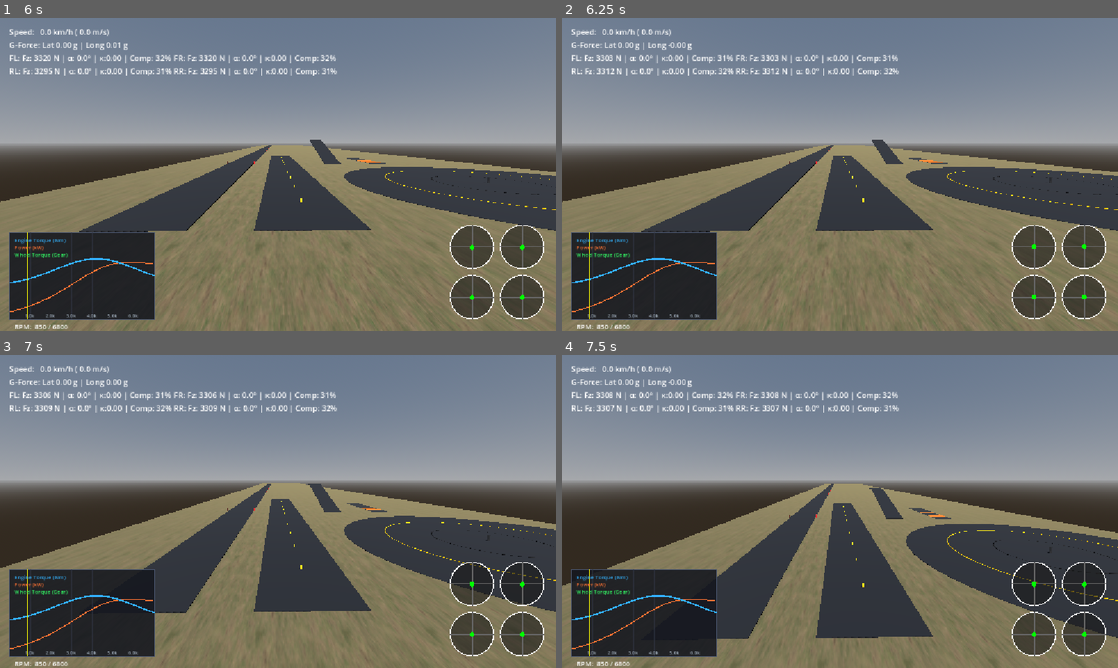
Above: before the commit, frames 1-4 (two rows, left to right).
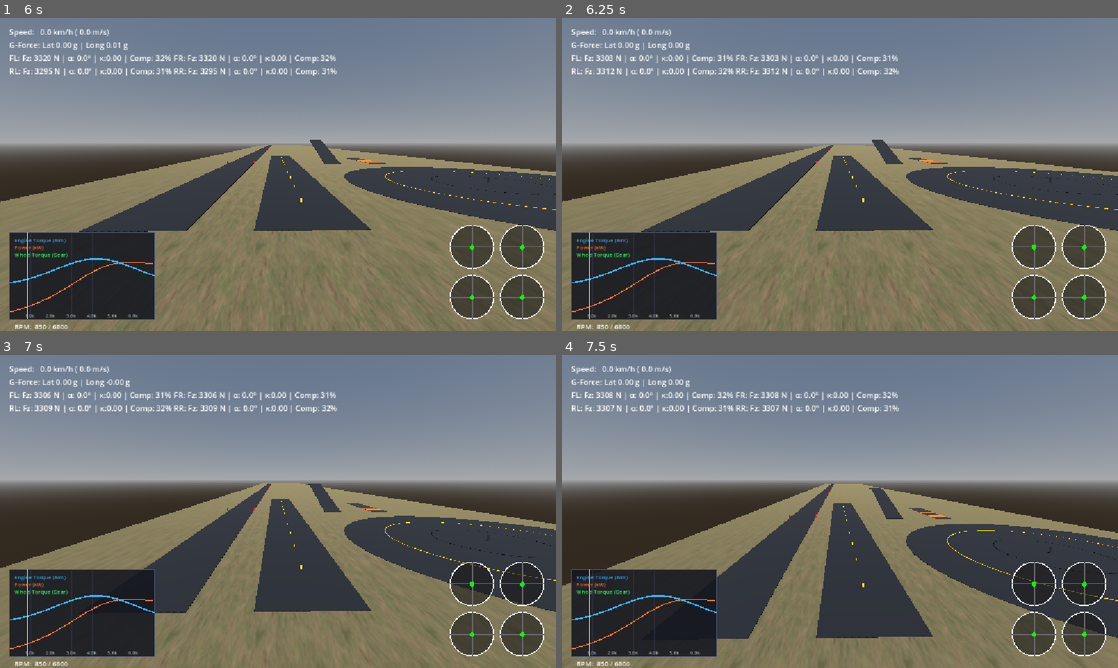
Above: after the commit, the same moments.

Repository: RealAbdurRehman/grounded
Game: Godot game, scene res://scenes/world/world.tscn
Same seed, same stepped clock (60 frames per second), same inputs: the game is played once before the commit and once after it.
Inputs (mouse positions are in pixels of both pictures, inside the frame that each line leads up to):
- Up to frame 1 (6 s): tap Enter at 0.5 s; move the mouse to (305, 174) at 0.52 s; hold E (gear_up) 0.53-1.25 s; hold V (camera_mode) 0.53-1.25 s; click (305, 174) at 0.67 s; drag from (166, 190) to (250, 237) at 1.27 s; move the mouse to (333, 105) at 2.02 s; hold D (steer_right) 2.03-2.75 s; tap M (toggle_transmission) at 2.1 s; drag from (250, 237) to (111, 127) at 2.77 s; move the mouse to (444, 221) at 3.52 s; hold A (steer_left) 3.53-4.25 s; hold Shift 3.53-4.25 s; drag from (111, 127) to (194, 96) at 4.27 s; move the mouse to (305, 174) at 5.02 s; hold S (brake) 5.03-5.75 s; hold W (throttle) 5.03-5.75 s; click (305, 174) at 5.17 s; drag from (194, 96) to (166, 190) at 5.77 s
- Up to frame 2 (6.25 s): no input
- Up to frame 3 (7 s): move the mouse to (400, 495) at 6.52 s; hold E (gear_up) from 6.53 s (still down); tap Alt at 6.6 s
- Up to frame 4 (7.5 s): release E (gear_up) at 7.25 s; drag from (728, 527) to (812, 574) at 7.27 s

Frame 1 is identical in both runs. In frame 2, less than 0.1% of the frame differs, in the area x 19-95%, y 7-90%; in frame 3, less than 0.1%; in frame 4, less than 0.1%.

Commit message:
Fix wheel contact velocity calculation
 Update wheel.gd to calculate contact velocity relative to the center of mass of the chassis rather than the body origin. This fixes slight inaccuracies that might affect the later, more sophisticated tire and wheel physics.

Diff:
--- a/scripts/vehicle/wheel.gd
+++ b/scripts/vehicle/wheel.gd
@@ -90,7 +90,8 @@
 	wheel_forward = (wheel_forward - contact_normal * wheel_forward.dot(contact_normal)).normalized()
 	wheel_right = (wheel_right - contact_normal * wheel_right.dot(contact_normal)).normalized()
 
-	var r: Vector3 = contact_point - chassis.global_position
+	var com_world: Vector3 = chassis.to_global(chassis.center_of_mass)
+	var r: Vector3 = contact_point - com_world
 	var contact_velocity: Vector3 = chassis.linear_velocity + chassis.angular_velocity.cross(r)
 
 	var v_lat: float = contact_velocity.dot(wheel_right)
